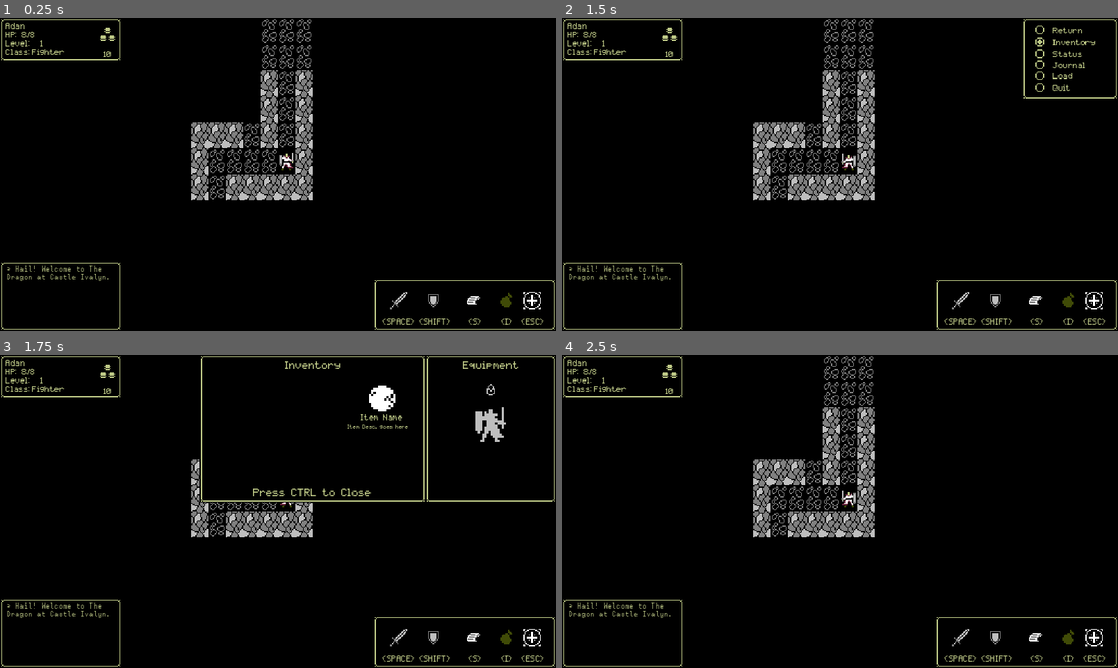
Above: before the commit, frames 1-4 (two rows, left to right).
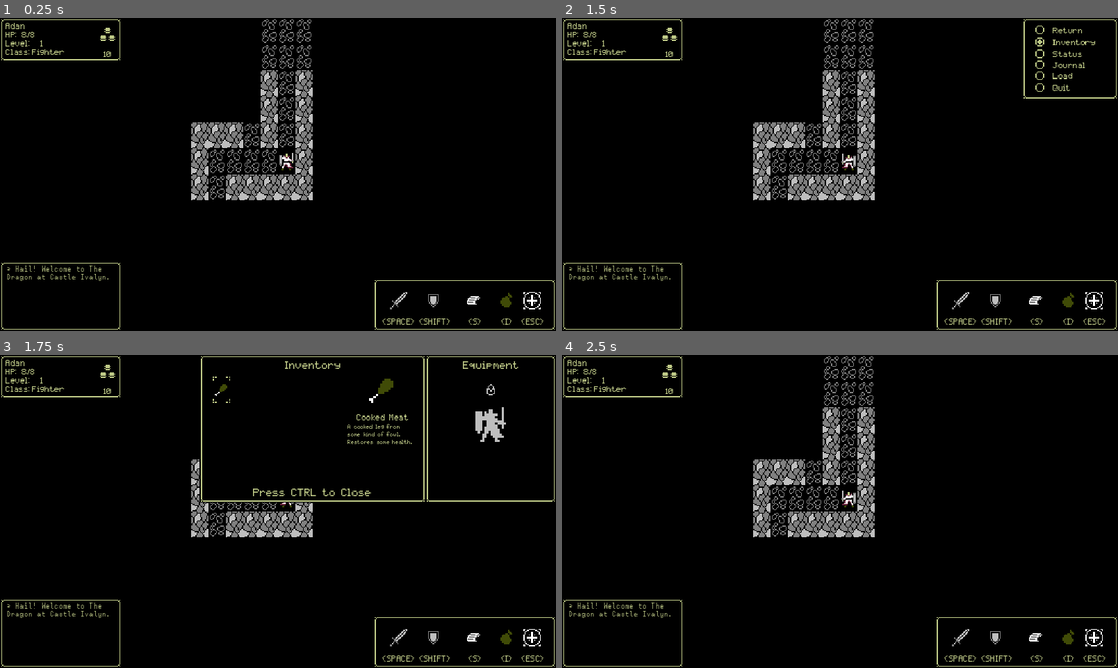
Above: after the commit, the same moments.

Repository: ChrisGlenn/tdaci
Game: Godot game, scene res://Scenes/LevelOne/level_one.tscn
Two runs of this game, one before a commit and one after it. Both use one fixed random seed, a clock stepped at 60 frames per second and the inputs below.
Inputs:
- Up to frame 1 (0.25 s): no input
- Up to frame 2 (1.5 s): tap Enter at 0.5 s; hold Right (ci_RIGHT) 0.53-1.28 s; tap Space (ci_A) at 0.6 s; tap Ctrl (ci_B) at 0.8, 1.35 s; tap Escape (ci_START) at 1.25 s; hold Down (ci_DOWN) from 1.28 s (still down)
- Up to frame 3 (1.75 s): keep holding Down (ci_DOWN); tap Space (ci_A) at 1.55 s
- Up to frame 4 (2.5 s): tap Escape (ci_START) at 2 s; release Down (ci_DOWN) at 2.03 s; hold Right (ci_RIGHT) from 2.03 s (still down); tap Space (ci_A) at 2.1 s; tap Ctrl (ci_B) at 2.3 s

Frames 1-2 are identical in both runs. In frame 3, 0.7% of the frame differs, in the area x 38-75%, y 6-29%; in frame 4, nothing differs.

Commit message:
10/12/2024 MIDNIGHT

Diff:
--- a/Scenes/UI/Game_Menu/game_menu.gd
+++ b/Scenes/UI/Game_Menu/game_menu.gd
@@ -45,7 +45,7 @@
             var journal = JOURNAL_MENU.instantiate()
             get_parent().add_child(journal) # add as a child to the HUD
             queue_free() # delete self
-        elif sel_pos == 4:
+        elif sel_pos == 5:
             # quit the game
             # DEBUG IN THE FUTURE THIS WILL ASK IF THEY ARE SURE
             get_tree().quit()
--- a/Scenes/UI/Inventory_Menu/inventory_menu.gd
+++ b/Scenes/UI/Inventory_Menu/inventory_menu.gd
@@ -2,18 +2,39 @@
 # INVENTORY SCRIPT
 # the inventory script controls the inventory screen (brilliant) along with the equipment
 # display
+@onready var INV_SLOTS = $Inventory_Background/Inventory_Slots
+@onready var INV_SELECTOR = $Inventory_Background/Inventory_Selector
+@onready var INSPECT_TITLE = $Inventory_Background/Inspector_Title
+@onready var INSPECT_SPRITE = $Inventory_Background/Inspector_Sprite
+@onready var INSPECT_DESC = $Inventory_Background/Inspector_Desc
+@onready var EQUIP_SLOTS = $Inventory_Background2/Equip_Slots
 var cur_pos : int = 0 # inventory select cursor position
 
 
 func _ready() -> void:
-    get_tree().paused = true # pause the game
-    visible = true # show the inventory screen AFTER updating
+	get_tree().paused = true # pause the game
+	# set the inventory slots
+	if Globals.player["INV"].size() > 0:
+		# iterate through and set the frame for each slot based on the reference
+		# in the Items class database
+		for n in Globals.player["INV"].size():
+			INV_SLOTS.get_child(n).frame = Items.Items_DB[Globals.player["INV"][n]]["frame"]
+			Globals.player["current_weight"] += Items.Items_DB[Globals.player["INV"][n]]["weight"]
+		INSPECT_TITLE.text = Items.Items_DB[Globals.player["INV"][cur_pos]]["title"]
+		INSPECT_SPRITE.frame = Items.Items_DB[Globals.player["INV"][cur_pos]]["frame"]
+		INSPECT_DESC.text = Items.Items_DB[Globals.player["INV"][cur_pos]]["desc"]
+	else:
+		# update the inventory inspector to show no items in inventory
+		INV_SELECTOR.visible = false # hide the inventory selector
+		INSPECT_TITLE.text = "" # blank
+		INSPECT_DESC.text = "Your inventory is empty..."
+	visible = true # show the inventory screen AFTER updating
 
 func _process(_delta: float) -> void:
-    inventory_control() # the control function
+	inventory_control() # the control function
 
 
 func inventory_control():
-    if Input.is_action_just_pressed("ci_B"):
-        get_tree().paused = false # unpause the game
-        queue_free() # delete the inventory instance
+	if Input.is_action_just_pressed("ci_B"):
+		get_tree().paused = false # unpause the game
+		queue_free() # delete the inventory instance
--- a/Scenes/UI/Inventory_Menu/inventory_menu.tscn
+++ b/Scenes/UI/Inventory_Menu/inventory_menu.tscn
@@ -1,10 +1,11 @@
-[gd_scene load_steps=6 format=3 uid="uid://mwk84o4qjxq3"]
+[gd_scene load_steps=7 format=3 uid="uid://mwk84o4qjxq3"]
 
 [ext_resource type="PackedScene" uid="uid://cax0kv3jxjlwc" path="res://Scenes/UI/UI_NinePatch/ui_nine_patch.tscn" id="1_1ggch"]
 [ext_resource type="Script" path="res://Scenes/UI/Inventory_Menu/inventory_menu.gd" id="1_xig8d"]
 [ext_resource type="FontFile" uid="uid://dcbyalkyecj3i" path="res://Fonts/pixelmix.ttf" id="2_umbqu"]
 [ext_resource type="Texture2D" uid="uid://dk4epvxrkmvcs" path="res://Sprites/UI/Items.png" id="3_4xayl"]
 [ext_resource type="Texture2D" uid="uid://brkqbowc8vx1w" path="res://Sprites/UI/Equip_Avatar.png" id="5_dkith"]
+[ext_resource type="Texture2D" uid="uid://dnfui6i23nh1v" path="res://Sprites/UI/HUD_Icons_Clear.png" id="5_sxuw0"]
 
 [node name="Inventory_Menu" type="CanvasLayer"]
 process_mode = 3
@@ -27,13 +28,13 @@
 horizontal_alignment = 1
 
 [node name="Inspector_Sprite" type="Sprite2D" parent="Inventory_Background"]
-position = Vector2(152, 16)
+position = Vector2(152, 8)
 scale = Vector2(2, 2)
 texture = ExtResource("3_4xayl")
 centered = false
 hframes = 20
 vframes = 13
-frame = 256
+frame = 259
 
 [node name="Inspector_Title" type="Label" parent="Inventory_Background"]
 offset_left = 136.0
@@ -229,6 +230,14 @@
 hframes = 20
 vframes = 13
 frame = 259
+
+[node name="Inventory_Selector" type="Sprite2D" parent="Inventory_Background"]
+position = Vector2(12, 20)
+texture = ExtResource("5_sxuw0")
+centered = false
+hframes = 4
+vframes = 2
+frame = 1
 
 [node name="Inventory_Background2" parent="." instance=ExtResource("1_1ggch")]
 offset_left = 392.0
--- a/Scripts/Data/items.gd
+++ b/Scripts/Data/items.gd
@@ -11,7 +11,7 @@
     },
     "health potion" : {
         "title" : "Health Potion",
-        "desc" : "",
+        "desc" : "A potion that restores health.",
         "type" : "CONSUMABLE",
         "weight" : 0.5,
         "value" : 20,
--- a/Scripts/globals.gd
+++ b/Scripts/globals.gd
@@ -16,8 +16,9 @@
     "xp": 0,
     "xp_to": 100,
     "current_status": "Healthy",
-    "current_weight": 0,
-    "carry_capacity": 40,
+    "current_weight": 0.0,
+    "carry_capacity": 40.0,
+    "encumbered": false,
     "gold": 10,
     "ATB": 100,
     "ATB_MAX": 100,
Binary file changed: Art/HUD_Icons_Clear.aseprite
Binary file changed: Art/Items.aseprite
Binary file changed: Sprites/UI/HUD_Icons_Clear.png
